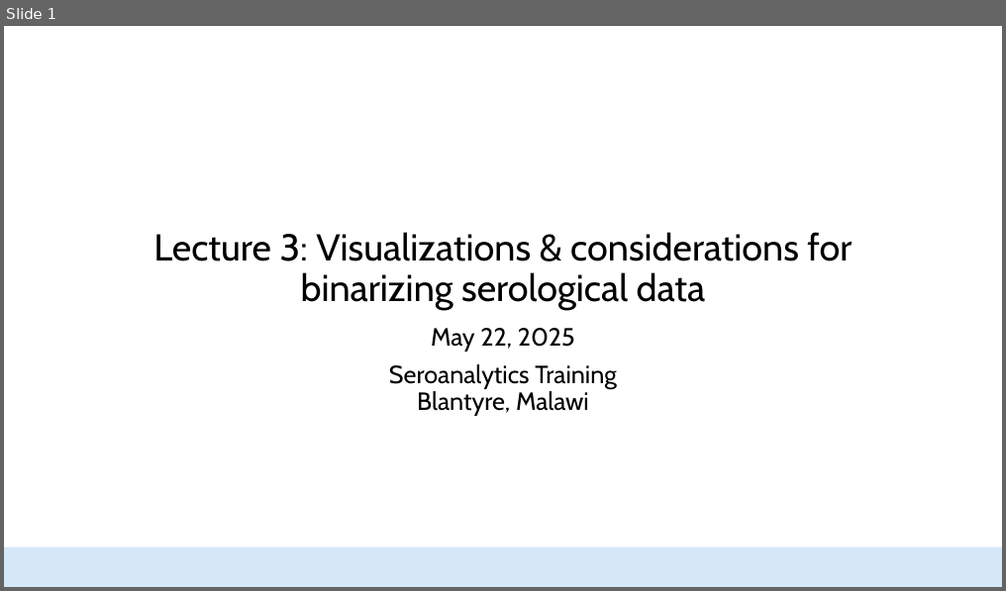
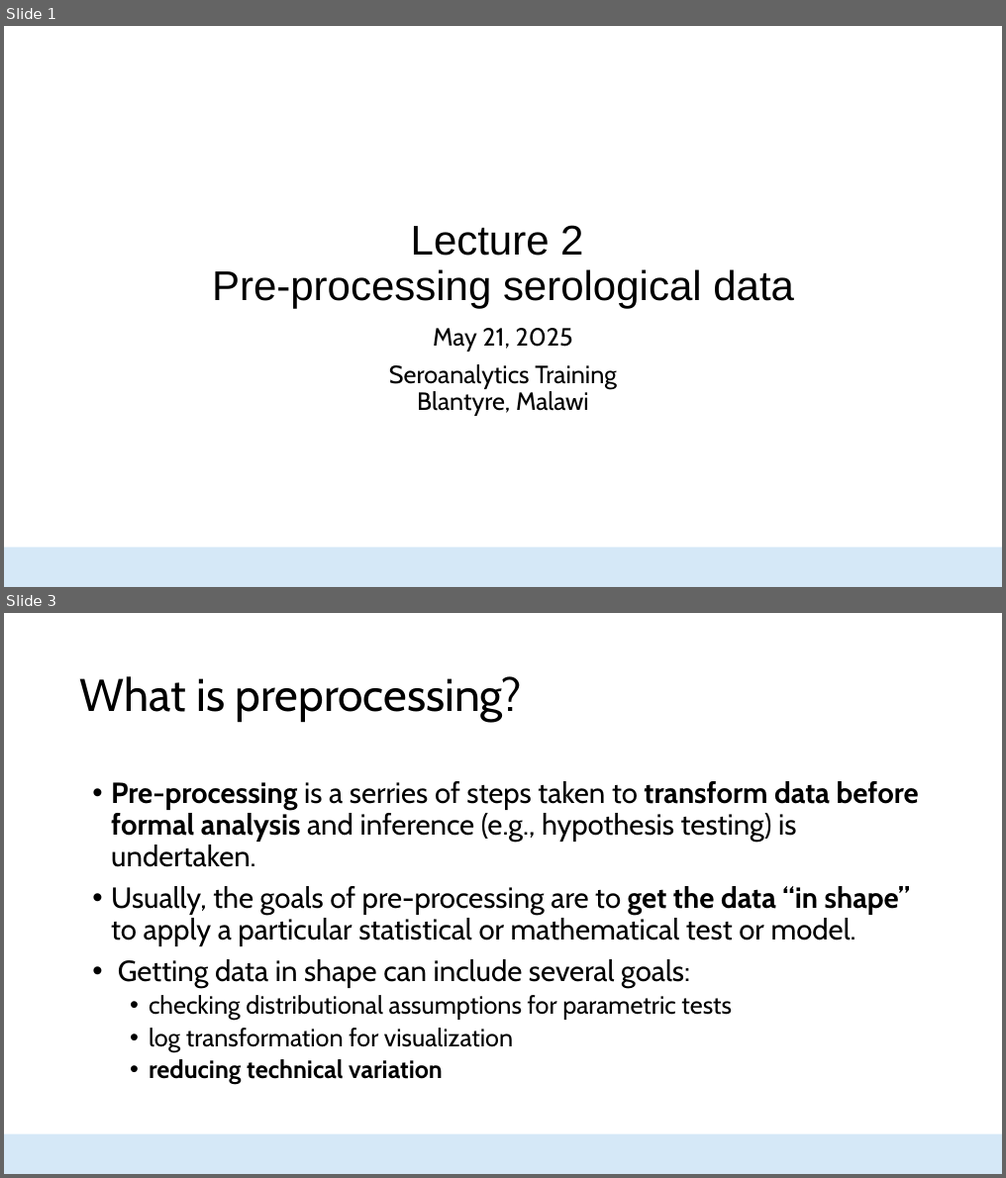
Before and after one commit to HopkinsIDD/seroanalytics_workshop, a slide deck: Lecture 3/Lecture 3.pptx. Shown one above the other, each under a label of ours: slide 1 before the commit, slides 1 and 3 after it; the slides between them are not shown. The pictures are 1006x591 and 1006x1178 pixels, drawn with LibreOffice and Linux fonts; fonts in the diff are those of the drawing; background and template pictures are left out. Boxes give left, top, right and bottom in pixels: in the first picture for what was removed or moved away, otherwise in the second. Text is boxed around its words. In the diff, an @@ line names an element or a change of style, - is before the commit and + after.

```diff
--- a/Lecture 3/Lecture 3.pptx
+++ b/Lecture 3/Lecture 3.pptx
@@ slide 3 added at <box>4,613,1002,1174</box>, background #FFFFFF; not listed: 1 template element that a slide beside it also shows @@
@@ title added at <box>80,676,522,722</box>, 44 pt, text #000000 @@
+What is preprocessing?
@@ text added at <box>111,781,919,1084</box>, 28 pt, text #000000 @@
+• Pre-processing is a serries of steps taken to transform data before formal analysis and inference (e.g., hypothesis testing) is undertaken.
+• Usually, the goals of pre-processing are to get the data “in shape” to apply a particular statistical or mathematical test or model.
+• Getting data in shape can include several goals:
+  • checking distributional assumptions for parametric tests
+  • log transformation for visualization
+  • reducing technical variation
@@ slide 1 changed as well @@
@@ title at <box>212,225,794,308</box>: text changed; size 36 to 40 pt; font Cabin to Arial @@
-Lecture 3: Visualizations & considerations for binarizing serological data
+Lecture 2
+Pre-processing serological data
@@ subtitle at <box>433,328,573,352</box>: text changed @@
-May 22, 2025
+May 21, 2025
```
Also in this commit, not shown: 26 other slides added, 29 slides removed, 16 other files.
